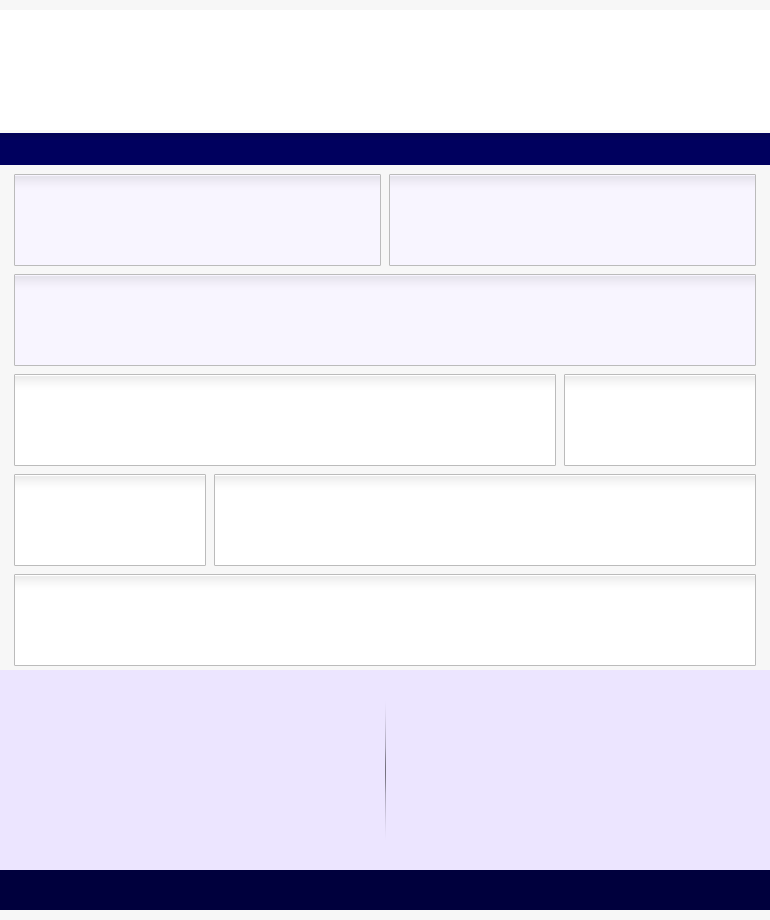
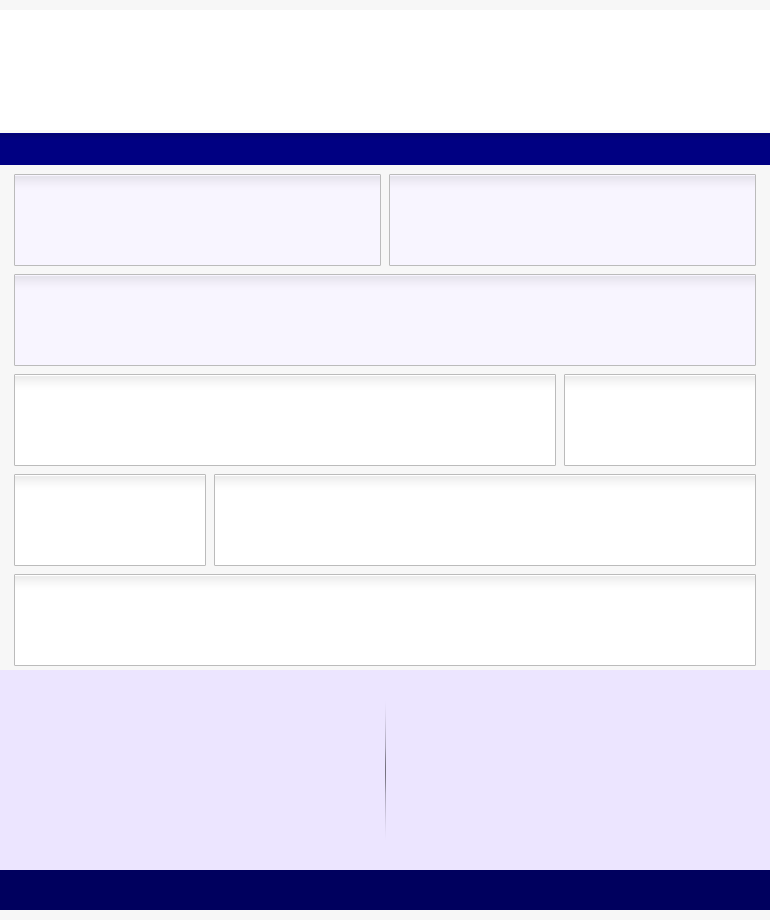
Layered file, before and after one edit (770×920). Changes by layer:
painted on "navbar" over [0, 133, 770, 165]
painted on "footer" over [0, 870, 770, 910]
